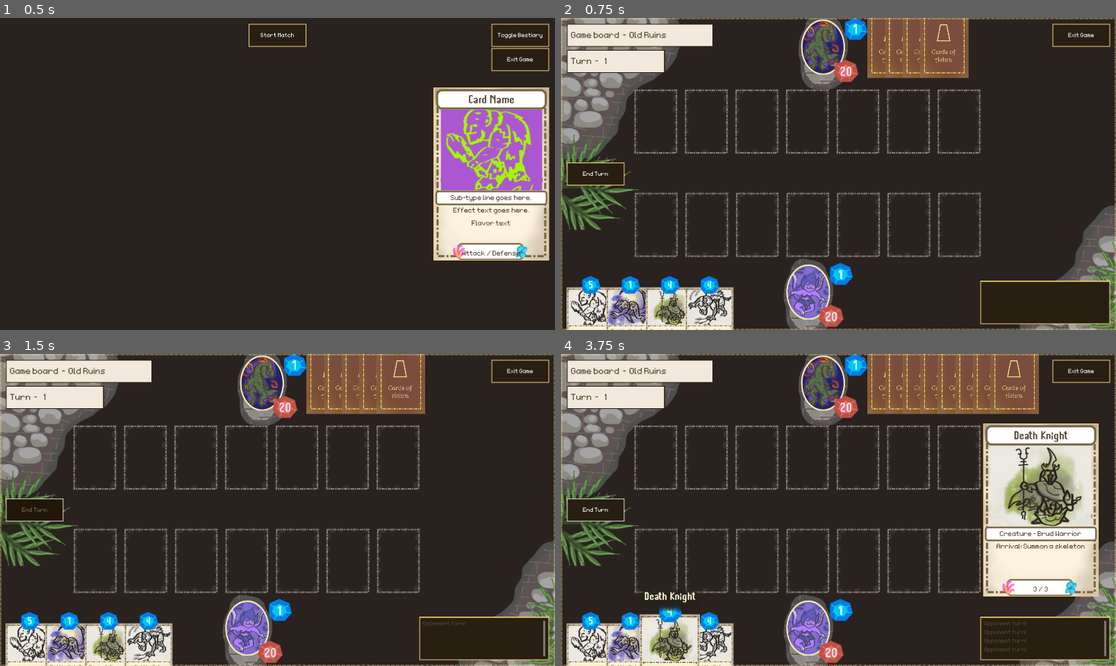
Above: before the commit, frames 1-4 (two rows, left to right).
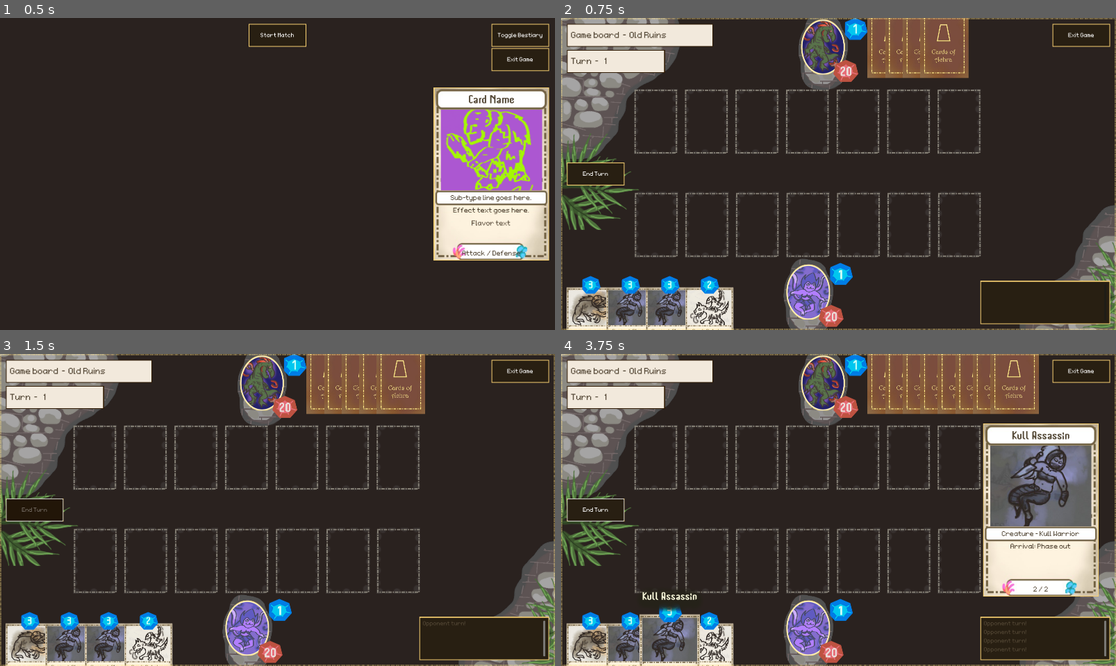
Above: after the commit, the same moments.

Repository: OttoElomaa/Godot-4-Ogre-Card-Game
Game: Godot game, scene res://GameScenes/MainMenu.tscn
The game is run twice, just before and just after one commit, with the same random seed, the same clock (stepped at 60 frames per second) and the same inputs.
Inputs (mouse positions are in pixels of both pictures, inside the frame that each line leads up to):
- Up to frame 1 (0.5 s): no input
- Up to frame 2 (0.75 s): click (838, 36) at 0.5 s
- Up to frame 3 (1.5 s): click (33, 510) at 1.25 s
- Up to frame 4 (3.75 s): tap Enter at 2, 3.5 s; drag from (588, 659) to (827, 385) at 2.02 s; tap Space at 2.75 s; drag from (627, 659) to (827, 385) at 2.77 s; move the mouse to (672, 659) at 3.52 s; hold Up (ui_up) from 3.53 s (still down); tap Mouse wheel down (scrollDown) at 3.6 s; click (672, 659) at 3.67 s

Frame 1 is identical in both runs. In frame 2, 2.5% of the frame differs, in the area x 1-31%, y 84-100%; in frame 3, 2.5%; in frame 4, 8.0%, in the area x 1-96%, y 24-100%.

Commit message:
Card: Removed Shadow keyword, added Phase out to Actions

Diff:
--- a/CardScriptsAndComponents/effectScript.gd
+++ b/CardScriptsAndComponents/effectScript.gd
@@ -43,6 +43,7 @@
 @export var bolsterHealth := 0
 
 
+@export var phaseOut := false
 
 
 
--- a/CardScriptsAndComponents/effectScriptTargetless.gd
+++ b/CardScriptsAndComponents/effectScriptTargetless.gd
@@ -24,6 +24,9 @@
 	#### ADD SUMMON
 	if summonScene:
 		text += summonString
+
+	if phaseOut:
+		text += "Phase out"
 
 	return text
 
@@ -64,4 +67,9 @@
 					card.tempHealth += bolsterHealth
 					success = true
 
+	#### PHASE OUT SELF
+	if phaseOut:
+		myCard.countersNode.togglePhased(true)
+		myCard.statesPassive()
+
 	return success
--- a/CardScriptsAndComponents/keyword_handler.gd
+++ b/CardScriptsAndComponents/keyword_handler.gd
@@ -1,6 +1,4 @@
 extends Node
-
-
 
 
 
@@ -10,10 +8,3 @@
 		if keyword.hasDuelist:
 			return true
 	return false
-
-
-func hasShadow() -> bool:
-	for keyword in $MyKeywords.get_children():
-		if keyword.hasShadow:
-			return true
-	return false
--- a/Cards/Depths/Cr-Kull-Assassin.tscn
+++ b/Cards/Depths/Cr-Kull-Assassin.tscn
@@ -1,6 +1,7 @@
-[gd_scene load_steps=3 format=3 uid="uid://ds7yqwico71ks"]
+[gd_scene load_steps=4 format=3 uid="uid://ds7yqwico71ks"]
 
 [ext_resource type="PackedScene" uid="uid://mxfejwivkelm" path="res://Cards/card.tscn" id="1_p6y1s"]
+[ext_resource type="PackedScene" uid="uid://5bwi4v428dkw" path="res://CardScriptsAndComponents/EffectTargetless.tscn" id="2_5qk2i"]
 [ext_resource type="Texture2D" uid="uid://cq588jgcvxryv" path="res://Art/CardArt/card-art-creature-Kull-assassin.jpg" id="2_31yp1"]
 
 [node name="Card-Cr-KullAssassin" instance=ExtResource("1_p6y1s")]
@@ -10,8 +11,8 @@
 startingDamage = 2
 startingHealth = 2
 
-[node name="Keyword" parent="KeywordHandler/MyKeywords" index="0"]
-hasShadow = true
+[node name="EffectTargetless" parent="Actions/Arrival" index="0" instance=ExtResource("2_5qk2i")]
+phaseOut = true
 
 [node name="Art" parent="Frontside" index="1"]
 texture = ExtResource("2_31yp1")
--- a/Cards/card.gd
+++ b/Cards/card.gd
@@ -73,9 +73,7 @@
 	get:
 		return keywordHandler.hasDuelist()
 
-var hasShadow: bool:
-	get:
-		return keywordHandler.hasShadow()
+
 
 
 ################################################## COUNTER NODE STUFF
@@ -159,8 +157,7 @@
 	#### CHECK FROM KEYWORDS HANDLER
 	if hasDuelist:
 		effectTexts.append("Duelist")
-	if hasShadow:
-		effectTexts.append("Shadow")
+
 
 	#### CHECK CAST, BATTLE ART, and RITUAL NODES
 
@@ -211,9 +208,9 @@
 	basicSetup()
 	actions.handleArrival(null) #### TRIGGER ARRIVAL NODE
 
-	if hasShadow:
-		countersNode.togglePhased(true)
-		statesPassive()
+	#if hasShadow:
+		#countersNode.togglePhased(true)
+		#statesPassive()
 
 	updateCardVisuals()
 
@@ -223,8 +220,8 @@
 
 	#### ENEMY CARDS ATTACK BY DEFAULT
 	if isEnemyCard:
-		if not hasShadow:
-			statesActive()
+		#if not hasShadow:
+		statesActive()
 
 
 func updateCardVisuals():
--- a/GameScenes/card_loader.gd
+++ b/GameScenes/card_loader.gd
@@ -42,7 +42,7 @@
 	for i in range(5):
 		cards.append(createCard("res://Cards/Wilds/Cr-Tugar.tscn"))
 
-	for i in range(10):
+	for i in range(20):
 		cards.append(createCard("res://Cards/Depths/Cr-Kull-Assassin.tscn"))
 	for i in range(5):
 		cards.append(createCard("res://Cards/Wilds/Ri-Ashem1-medVohu.tscn"))
